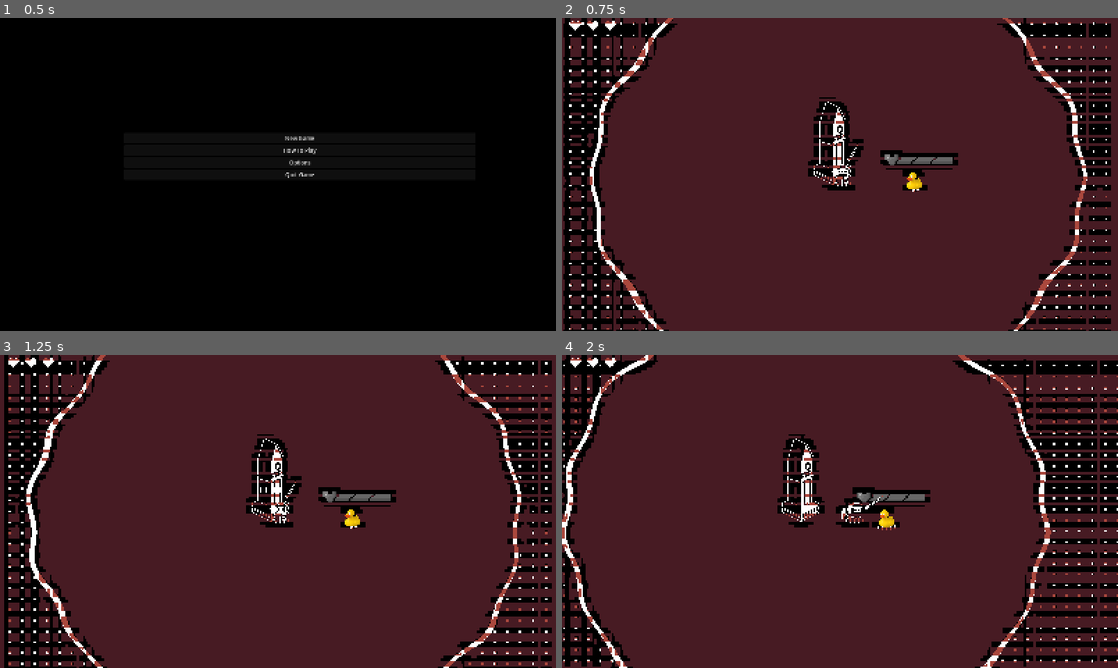
Above: before the commit, frames 1-4 (two rows, left to right).
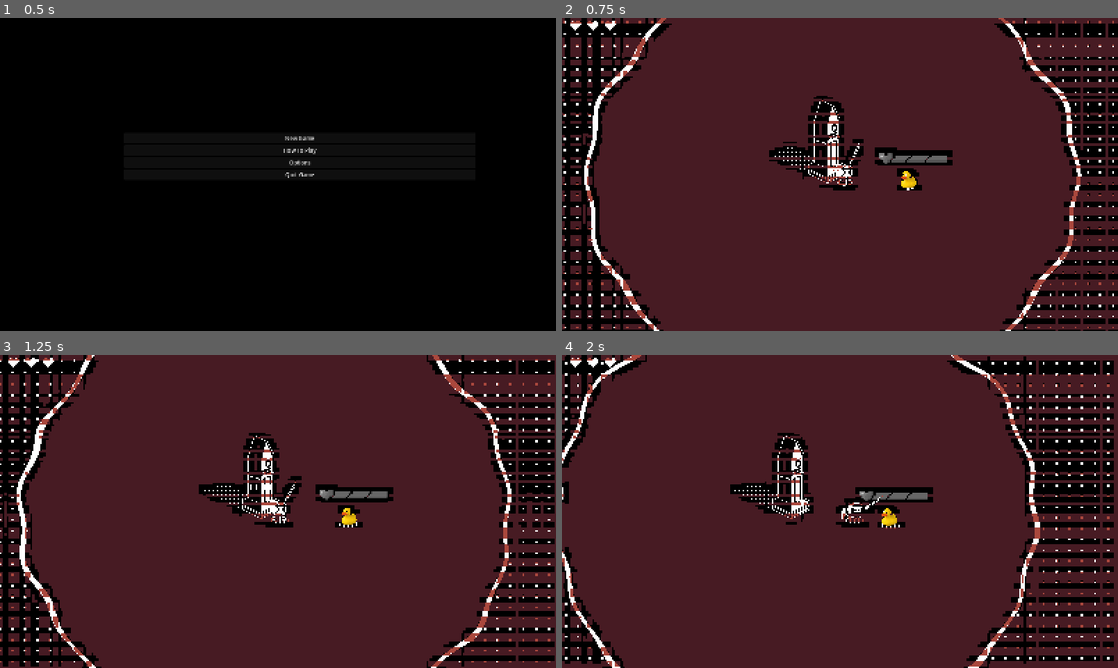
Above: after the commit, the same moments.

Repository: arrowira/shrine2Cjam
Game: Godot game, scene res://Scenes/main_menu.tscn
Two runs of this game, one before a commit and one after it. Both use one fixed random seed, a clock stepped at 60 frames per second and the inputs below. The engine's default icon, where the game draws it, is replaced by a stand-in: a white triangle on a blue panel in a dark square.
Inputs (mouse positions are in pixels of both pictures, inside the frame that each line leads up to):
- Up to frame 1 (0.5 s): no input
- Up to frame 2 (0.75 s): click "New Game" at 0.5 s
- Up to frame 3 (1.25 s): no input
- Up to frame 4 (2 s): move the mouse to (962, 495) at 1.27 s; hold Right (right) from 1.28 s (still down); click (962, 495) at 1.35 s

Frame 1 is identical in both runs. In frame 2, 9.7% of the frame differs, in the area x 0-100%, y 0-100%; in frame 3, 11%; in frame 4, 10%.

Commit message:
better shrine

Diff:
--- a/shrine-jam/Scenes/player.tscn
+++ b/shrine-jam/Scenes/player.tscn
@@ -1,9 +1,9 @@
 [gd_scene format=3 uid="uid://d0v0l1p4dt5s4"]
 
-[ext_resource type="Script" uid="uid://diiixf8bi1uk6" path="res://Scripts/player.gd" id="1_cvnsp"]
+[ext_resource type="Script" uid="uid://diiixf8bi1uk6" path="res://scripts/player.gd" id="1_cvnsp"]
 [ext_resource type="Texture2D" uid="uid://cwli1uhevabp5" path="res://Sprites/monk_sprite-Sheet-export-export.webp" id="2_x3wgy"]
-[ext_resource type="Script" uid="uid://c5supyk0lufkd" path="res://Scripts/CameraBehaviour.gd" id="3_6t5aa"]
-[ext_resource type="Script" uid="uid://d0h6actid5wbk" path="res://Scripts/sword.gd" id="4_vgqql"]
+[ext_resource type="Script" uid="uid://c5supyk0lufkd" path="res://scripts/CameraBehaviour.gd" id="3_6t5aa"]
+[ext_resource type="Script" uid="uid://d0h6actid5wbk" path="res://scripts/sword.gd" id="4_vgqql"]
 [ext_resource type="Texture2D" uid="uid://dg3h3o0yqj33k" path="res://Sprites/monk-swordf.webp" id="5_fkybt"]
 [ext_resource type="Texture2D" uid="uid://bnpt1c7tel1jj" path="res://Sprites/player_ad_enemy_shadow.png" id="6_x3wgy"]
 [ext_resource type="AudioStream" uid="uid://dko4ilpymbsdy" path="res://Sounds/floraphonic-metal-hit-64-193325.mp3" id="7_3smsa"]
@@ -148,7 +148,7 @@
 shape = SubResource("RectangleShape2D_rgcy0")
 
 [node name="PlayerAdEnemyShadow" type="Sprite2D" parent="." unique_id=1967876638]
-z_index = -1
+z_index = -100
 texture_filter = 1
 position = Vector2(6, 37)
 scale = Vector2(4, 4)
--- a/shrine-jam/Scenes/shrine.tscn
+++ b/shrine-jam/Scenes/shrine.tscn
@@ -2,6 +2,7 @@
 
 [ext_resource type="Script" uid="uid://coibjt4tu8ywq" path="res://scripts/shrine.gd" id="1_31tbt"]
 [ext_resource type="Texture2D" uid="uid://btgxsm7rsaxiv" path="res://Sprites/shrine-Sheet (1).webp" id="1_sgxto"]
+[ext_resource type="Texture2D" uid="uid://dbcba22e42bdm" path="res://Sprites/shrine_shadow.webp" id="3_gl0vf"]
 
 [sub_resource type="Animation" id="Animation_gl0vf"]
 length = 0.001
@@ -57,6 +58,9 @@
 &"idle": SubResource("Animation_df5ks")
 }
 
+[sub_resource type="CircleShape2D" id="CircleShape2D_k3uy8"]
+radius = 81.055534
+
 [node name="Shrine" type="Node2D" unique_id=2017955441]
 script = ExtResource("1_31tbt")
 
@@ -72,3 +76,16 @@
 libraries/ = SubResource("AnimationLibrary_fslag")
 speed_scale = 0.3
 movie_quit_on_finish = true
+
+[node name="ShrineShadow" type="Sprite2D" parent="." unique_id=776537620]
+z_index = -100
+texture_filter = 1
+position = Vector2(-107, -82)
+scale = Vector2(4, 4)
+texture = ExtResource("3_gl0vf")
+
+[node name="StaticBody2D" type="StaticBody2D" parent="." unique_id=1090766481]
+
+[node name="CollisionShape2D" type="CollisionShape2D" parent="StaticBody2D" unique_id=596164278]
+position = Vector2(4, -37)
+shape = SubResource("CircleShape2D_k3uy8")
Binary file added: shrine-jam/Sprites/shrine_shadow.webp
Not shown, added: shrine-jam/Sprites/shrine_shadow.webp.import
